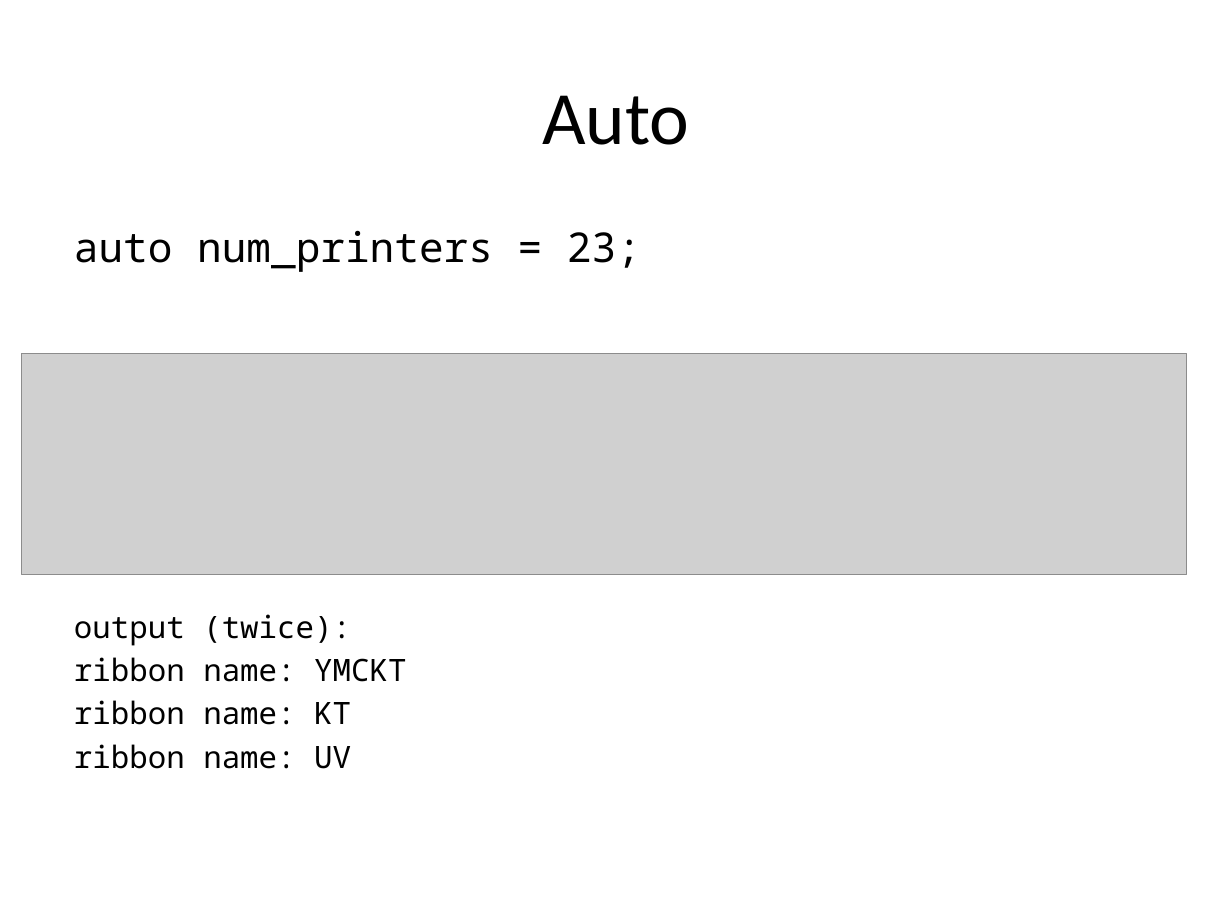
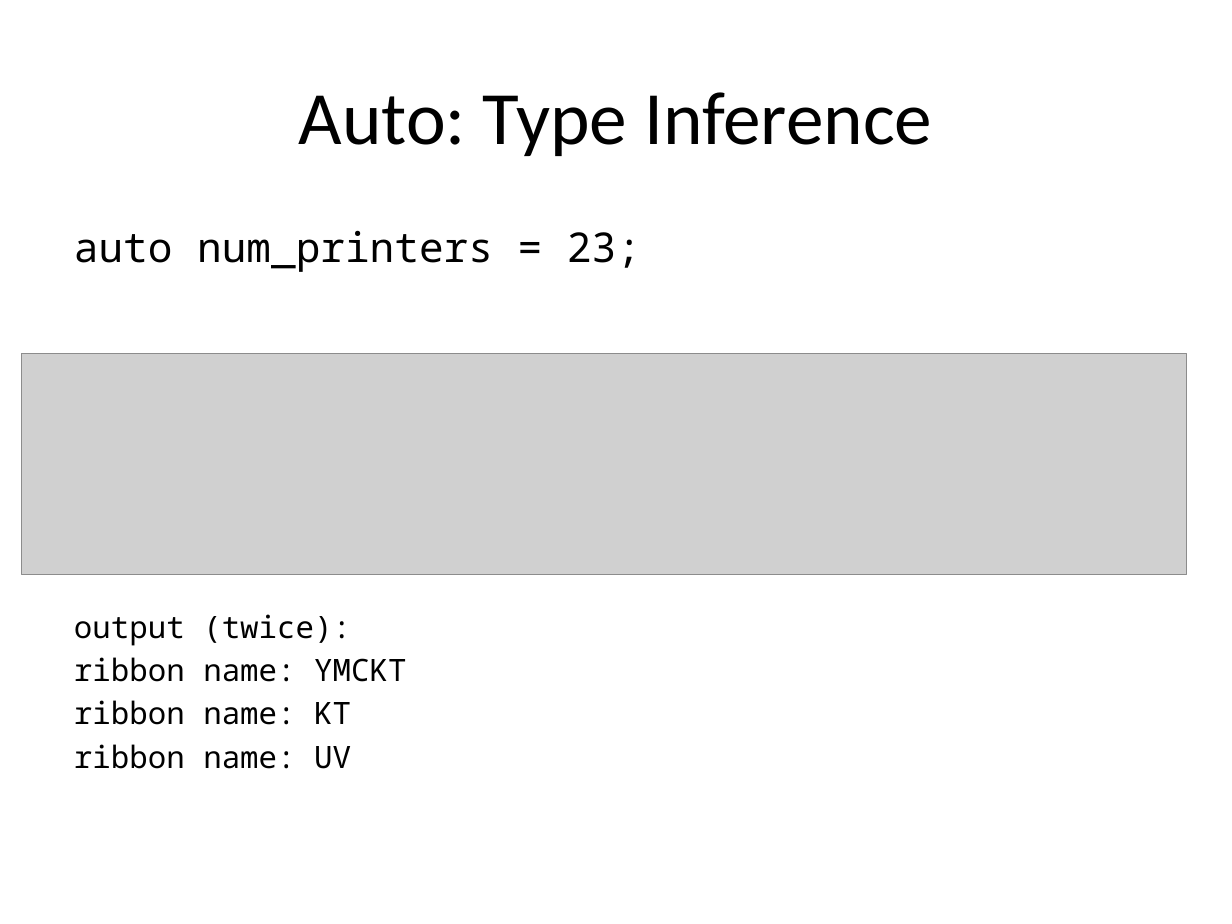
Before and after one commit to fellmad/FunWithCpp11, a slide deck: slide 51 of doc/Fun_with_C++11.pptx. Drawn at 1232x924 pixels with LibreOffice and Linux fonts; fonts in the diff are those of the drawing; grey boxes stand for pictures. Boxes give left, top, right and bottom in pixels: in the first picture for what was removed or moved away, otherwise in the second. Text is boxed around its words. In the diff, an @@ line names an element or a change of style, - is before the commit and + after.

```diff
--- a/doc/Fun_with_C++11.pptx
+++ b/doc/Fun_with_C++11.pptx
@@ title at (x1=299, y1=92, x2=932, y2=156): text changed @@
-Auto
+Auto: Type Inference
```
Also in this commit, not shown: 2 other slides changed.
